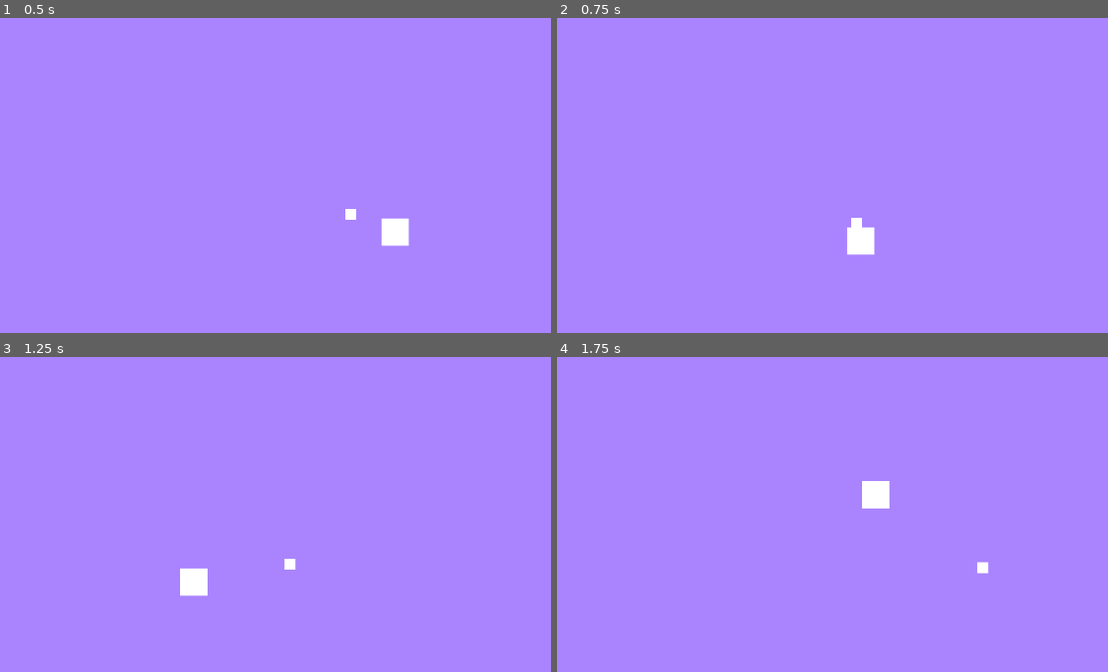
Above: before the commit, frames 1-4 (two rows, left to right).
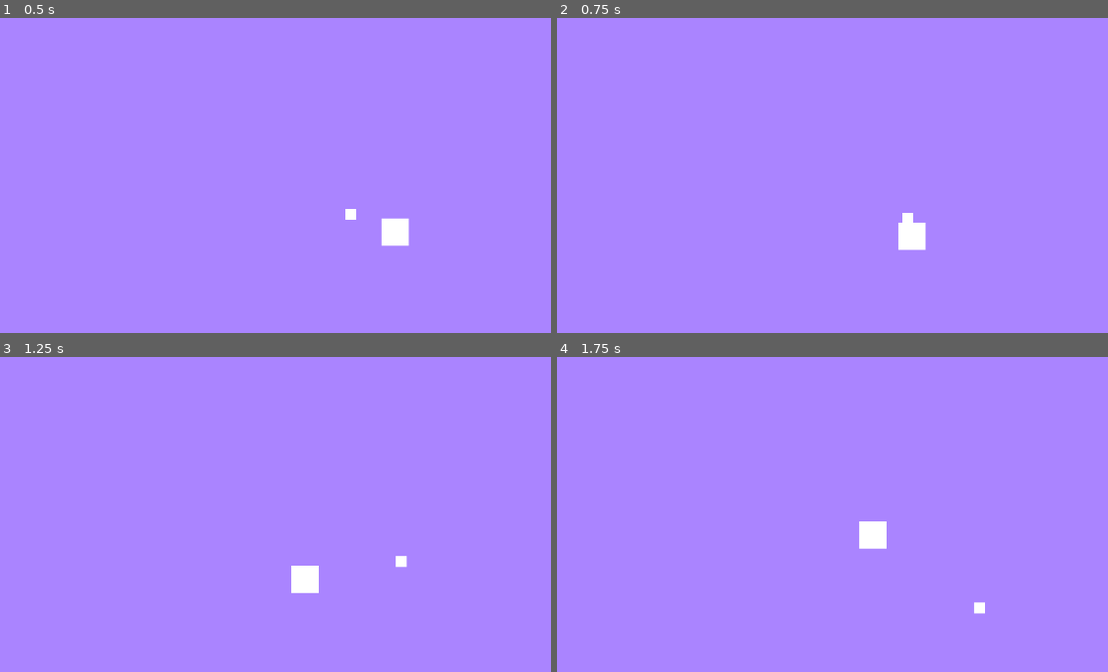
Above: after the commit, the same moments.

Repository: AntGa/lightgodot
Game: Godot game, scene res://scenes/game.tscn
Two runs of this game, one before a commit and one after it. Both use one fixed random seed, a clock stepped at 60 frames per second and the inputs below.
Inputs (mouse positions are in pixels of both pictures, inside the frame that each line leads up to):
- Up to frame 1 (0.5 s): no input
- Up to frame 2 (0.75 s): tap Enter at 0.5 s; move the mouse to (1080, 191) at 0.52 s; hold D (ui_right) from 0.53 s (still down)
- Up to frame 3 (1.25 s): keep holding D (ui_right)
- Up to frame 4 (1.75 s): move the mouse to (749, 574) at 1.27 s; release D (ui_right) at 1.28 s; hold S (ui_down) from 1.28 s (still down)

Frame 1 is identical in both runs. In frame 2, 1.0% of the frame differs, in the area x 52-67%, y 61-76%; in frame 3, 1.0%; in frame 4, 1.0%, in the area x 54-79%, y 39-82%.

Commit message:
Add limit to camera movement

Diff:
--- a/scenes/player.tscn
+++ b/scenes/player.tscn
@@ -10,10 +10,16 @@
 script = ExtResource("1_hmli4")
 
 [node name="Camera2D" type="Camera2D" parent="."]
+limit_left = -750
+limit_top = -750
+limit_right = 750
+limit_bottom = 750
+limit_smoothed = true
 position_smoothing_enabled = true
-position_smoothing_speed = 7.0
+position_smoothing_speed = 2.0
 rotation_smoothing_enabled = true
 rotation_smoothing_speed = 7.0
+editor_draw_limits = true
 
 [node name="Sprite2D" type="Sprite2D" parent="."]
 texture = ExtResource("1_rg3is")
--- a/scripts/player.gd
+++ b/scripts/player.gd
@@ -1,16 +1,16 @@
 extends CharacterBody2D
 
 
-const SPEED = 300.0
+const SPEED: float = 300.0
 
-func _physics_process(delta):
+func _physics_process(delta) -> void:
 	var direction = Input.get_vector("ui_left", "ui_right", "ui_up", "ui_down").normalized()
 	velocity.x = direction.x * SPEED
 	velocity.y = direction.y * SPEED
 	velocity = velocity.move_toward(Vector2.ZERO, SPEED * delta)
 	move_and_slide()
 
-func _process(delta):
+func _process(delta) -> void:
 	# Update camera position based on mouse position
 	var mouse_offset = (get_viewport().get_mouse_position() - get_viewport().size / 2.0)
 	$Camera2D.position = lerp(Vector2(), mouse_offset.normalized() * 500, mouse_offset.length() / 1000)
